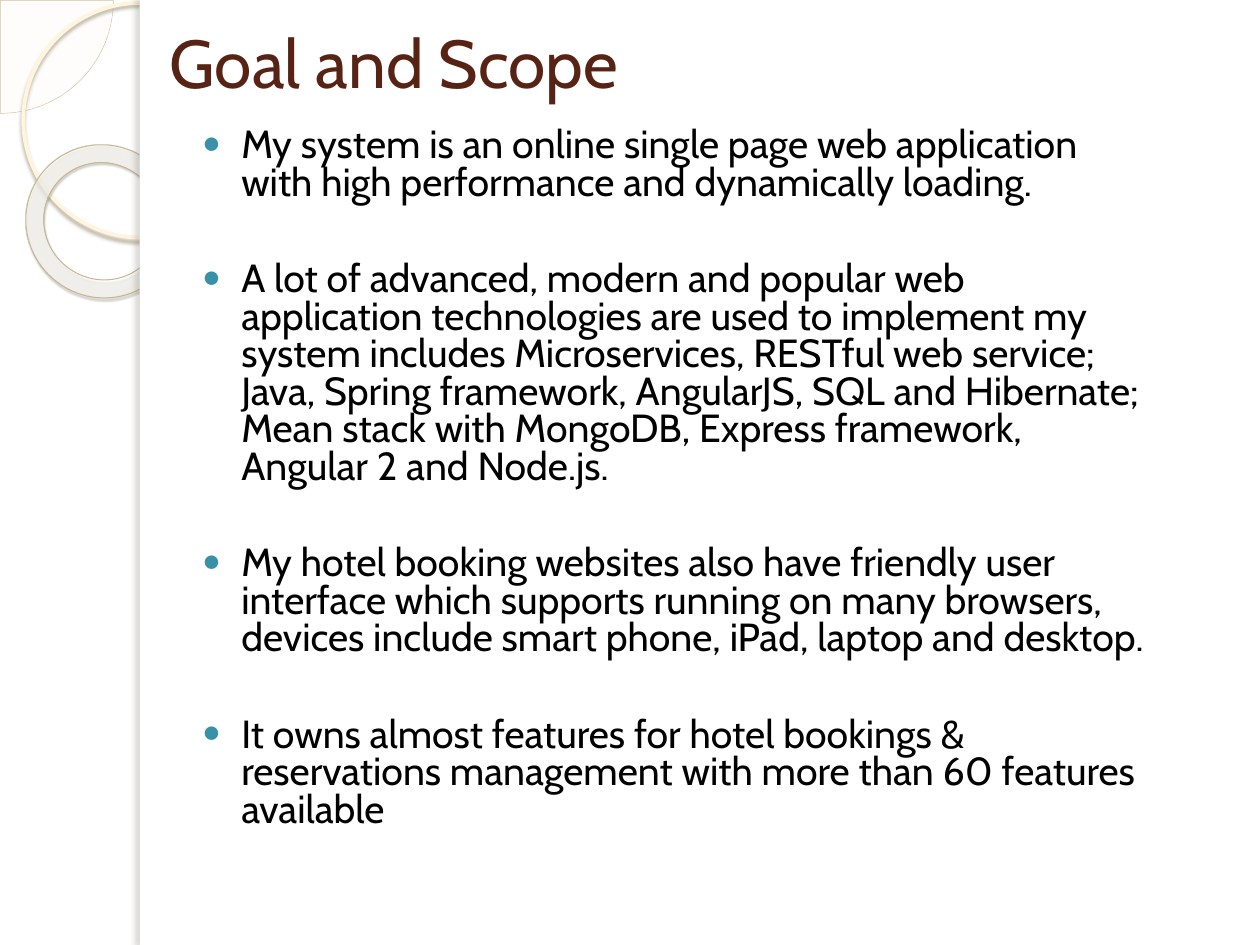
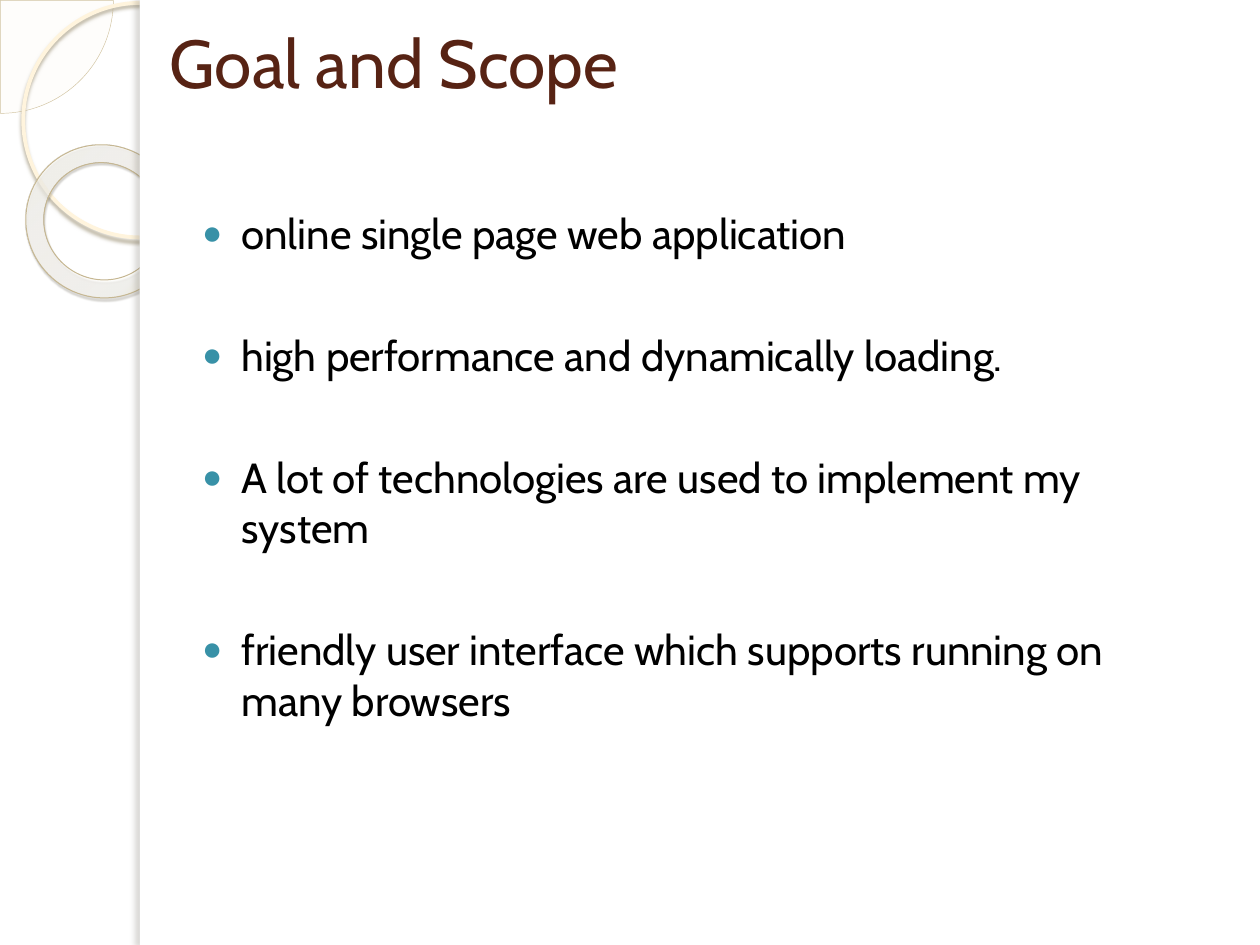
Before and after one commit to dohungcuongdev/thesis-documentation, a slide deck: slide 18 of Thesis-review.pptx (slide 14 before the commit). Drawn at 1260x945 pixels with LibreOffice and Linux fonts; fonts in the diff are those of the drawing; background and template pictures are left out. Boxes give left, top, right and bottom in pixels: in the first picture for what was removed or moved away, otherwise in the second. Text is boxed around its words. In the diff, an @@ line names an element or a change of style, - is before the commit and + after.

```diff
--- a/Thesis-review.pptx
+++ b/Thesis-review.pptx
@@ text at box(241, 217, 1104, 726): text changed; size 22.4 to 24 pt @@
-● My system is an online single page web application with high performance and dynamically loading.
-● A lot of advanced, modern and popular web application technologies are used to implement my system includes Microservices, RESTful web service; Java, Spring framework, AngularJS, SQL and Hibernate; Mean stack with MongoDB, Express framework, Angular 2 and Node.js.
-● My hotel booking websites also have friendly user interface which supports running on many browsers, devices include smart phone, iPad, laptop and desktop.
-● It owns almost features for hotel bookings & reservations management with more than 60 features available
+● online single page web application
+● high performance and dynamically loading.
+● A lot of technologies are used to implement my system
+● friendly user interface which supports running on many browsers
```
Also in this commit, not shown: 4 other slides changed, 4 slides added, 1 other file.
